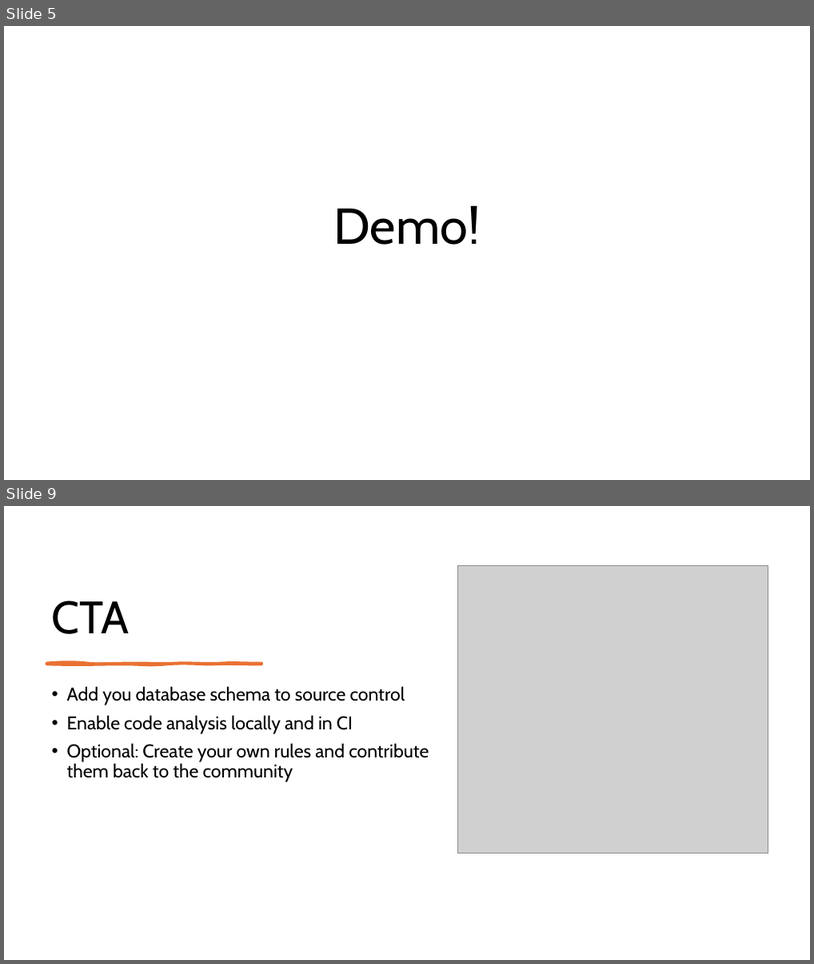
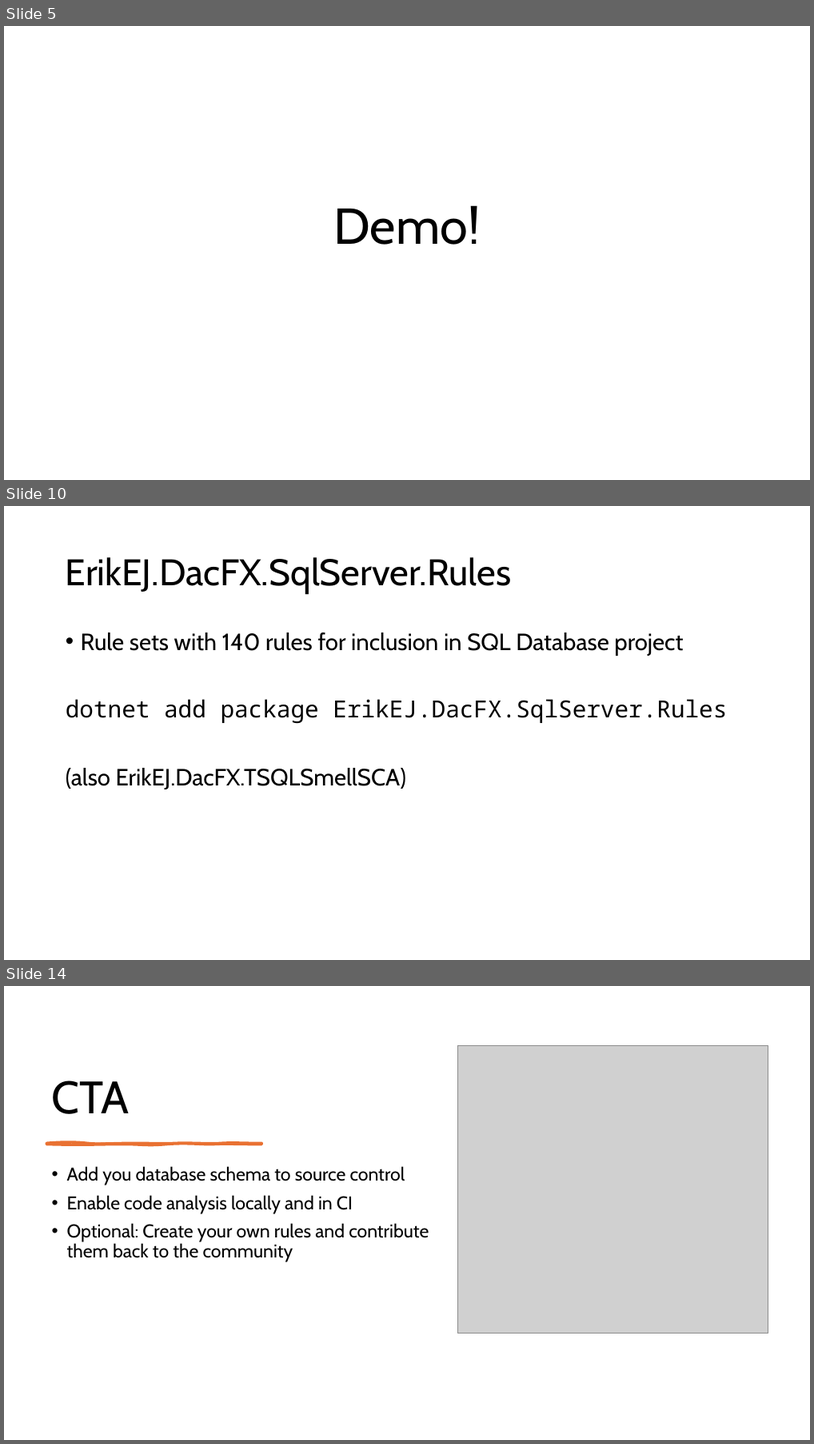
Before and after one commit to ErikEJ/TsqlAnalysis, a slide deck: T-SQL Code analysis.pptx. Shown one above the other, each under a label of ours: slides 5 and 9 before the commit, slides 5, 10 and 14 after it; the slides between them are not shown. The pictures are 814x964 and 814x1444 pixels, drawn with LibreOffice and Linux fonts; fonts in the diff are those of the drawing; grey boxes stand for pictures. Boxes give left, top, right and bottom in pixels: in the first picture for what was removed or moved away, otherwise in the second. Text is boxed around its words. In the diff, an @@ line names an element or a change of style, - is before the commit and + after.

```diff
--- a/T-SQL Code analysis.pptx
+++ b/T-SQL Code analysis.pptx
@@ slide 10 added at <box>4,506,810,960</box>, background #FFFFFF @@
@@ title added at <box>66,557,511,594</box>, 44 pt, text #000000 @@
+ErikEJ.DacFX.SqlServer.Rules
@@ text added at <box>66,632,727,789</box>, 28 pt, text #000000 @@
+• Rule sets with 140 rules for inclusion in SQL Database project
+dotnet add package ErikEJ.DacFX.SqlServer.Rules
+(also ErikEJ.DacFX.TSQLSmellSCA)
@@ what was slide 9 is now slide 14 @@
```
Also in this commit, not shown: 4 slides changed, 7 other slides added, 1 other file.
